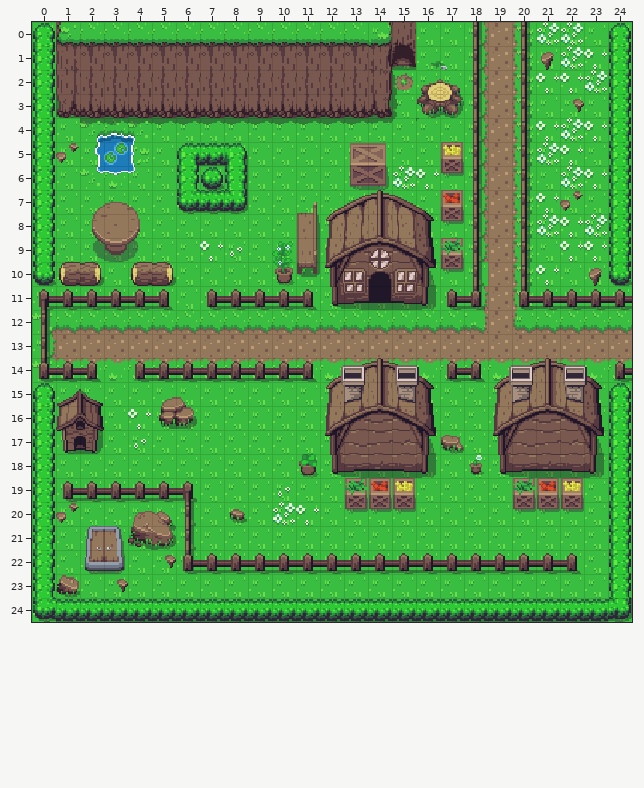
Tiled map: Assets/SuperTiled2Unity/Import/Spawn.tmx. Above: the version before the commit.
Cells are 16x16 px. Shown: x 0..24, y 0..24.
After:
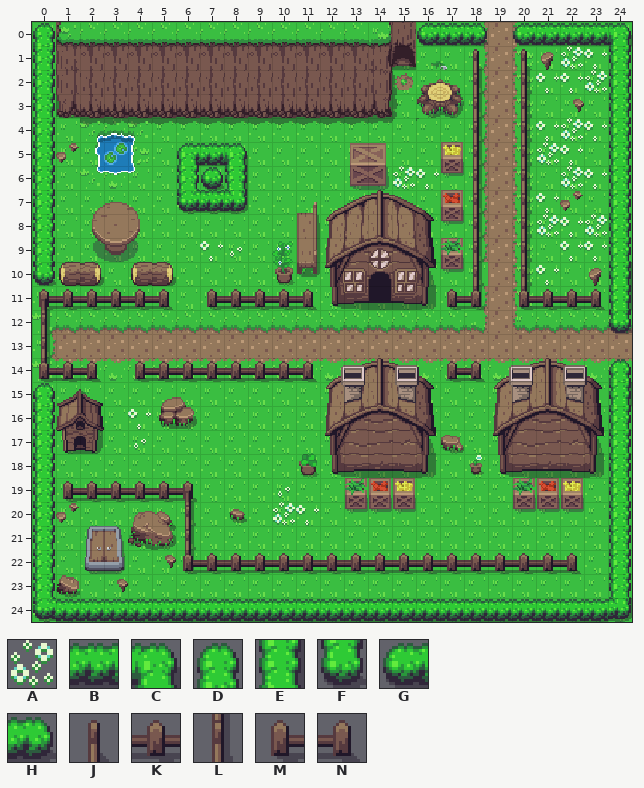
Key: from "Overworld": A 443, B 522, C 523, D 560, E 563, F 600, G 640, H 641, J 680, K 684, L 724, M 760, N 761.
_ is an empty cell.
Changes in this commit:
Layer "colisiones":
y 0: x 16..18 __L -> GBH; x 20..24 L___D -> GBBBC
y 1: x 18 L -> J; x 20 L -> J
y 10: x 24 F -> E
y 11: x 23..24 KK -> NE
y 12: x 24 _ -> F
y 14: x 24 M -> D
y 15: x 24 D -> E
Layer "adornos":
y 0: x 21..22 AA -> __
Changed places in both pictures, as pixel boxes (x1, y1, x2, y2):
changed: (417, 22, 488, 69)
changed: (513, 22, 632, 69)
changed: (596, 262, 632, 334)
changed: (609, 359, 632, 406)
